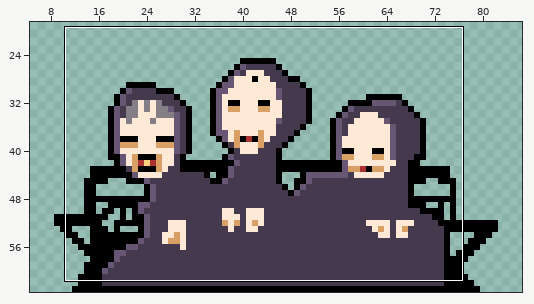
Pixel-art file, stored at Personajes/animation/¡viejas.ase. The first picture is a wide view before the edit; the outline marks the close-up.
Close-up. Earlier state:
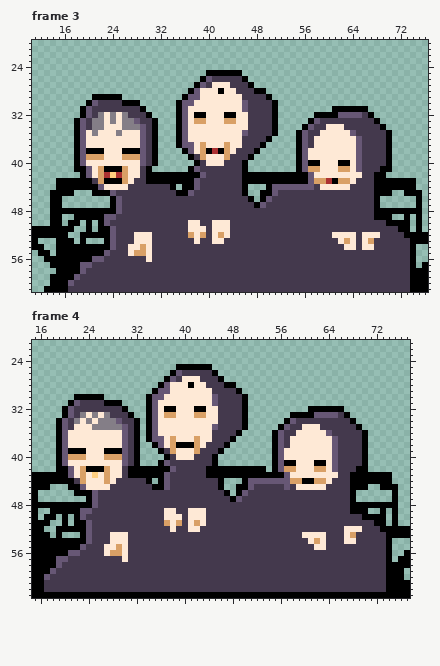
128x64 pixels, 8 frames. Shown: frame 3: x 11..76, y 20..61; frame 4: x 15..77, y 21..63. The wide view leaves out empty margins. The commit also changed other frames or places, which this record leaves out.
Once edited:
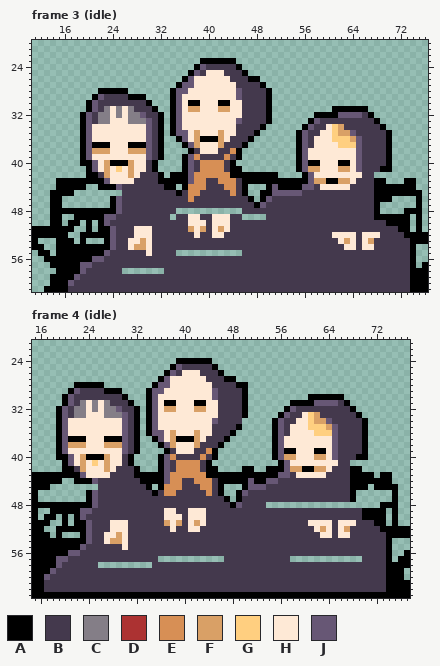
Palette (. is transparent): A #000000  B #44394d  C #847e87  D #ac3232  E #d78f55  F #d9a066  G #ffcf80  H #fee9d6  J #675775
The edit:
Changed rows in their new state; - is an unchanged pixel.
Frame 3 (idle), layer "Layer 1":
first column x 18:
23 ---------------------AAAAAA----------------------------
24 --------------------AJBBBBBA---------------------------
25 -------------------AJBHHHBBBA--------------------------
26 ------------------AJHHHHHH--BAA------------------------
27 -----------------AJJHHH---H--BBA-----------------------
28 ----AAAAA-------AJJHH---H--J--BBA----------------------
29 ----JBBBBAAA----AJHHH------J---------------------------
30 --------BBBBA---AJHAA---AA--B---A.---------------------
31 -.AJ-CHCHC-BBA--AJHFF---FF--B---A.---------------------
32 -----CHCHCCJBBA-AJH-HH---HH-B---A.---------------------
33 .AJB-CH-H-CCJBA-AJH-HH---HHJB---A.---------------------
34 .AJHH---HHHHJBA-AJH--------BB--A..---------GF----------
35 .AJH---H---HJBA-AJ--F---F--BB-A...---------GFF---------
36 .AJ--------HJBA-----FAAAF-BB-A...----------GGGF--------
37 .AJAAA---AAAJBA--.A-FH--FBBBA...------------GGG--------
38 .AJFFF--HFFFJBA---.ABHHHBBEA...------------------------
39 .AJHH---HHHHJBA---AJEBBBBE-A..-------------------------
40 .AAJ-FAAAF-H------AJBEEEE-A..--------------------------
41 ..AJHFHGHF-HBA----AJBEEEE-AA.--------------------------
42 -.AABFHHHF--BB-.---JEEEEEEAA------....------------..---
43 ---AAJHHH---BB-----JEE--EEE---------------A---------...
44 --..AAAJB------A---EEE---EE-------AAAA-----------------
45 ---.....----------BEE-----E-------JJJJ---------------AA
46 -------------------E-------------------------------AA--
48 -----------------...........-----------------------....
49 ----------------.--HH--HHH--....---------------------AA
50 ---------------------H---------------------------------
51 ----------HHH------F-F--F------------------------------
52 -------------------B-B--HB-----------------------------
53 ---------H-F--------B--BB------------------------------
54 ----------F--------------------------------------------
55 ---------BBB-----...........---------------------------
56 ------------B------------------------------------------
58 --------.......----------------------------------------
Frame 4 (idle), layer "Layer 1":
first column x 19:
24 --------------------AAAAAA----------------------------
25 -------------------AJBBBBBA---------------------------
26 ------------------AJBHHH--BA--------------------------
27 -----------------AJHH---H--BAA------------------------
28 ---AAAAA--------AJ----H--H--BBAA----------------------
29 --AJBBBBAAA----AJ-H-------J---BA----------------------
30 -AJBBBBBBBBA-----H------------------------AAAAAA------
31 -AJBCHCHCBBBA-----AA---AA-H------------AAAAJJJJBA-----
32 AJBCCHCHCCJBBA----FF---FF-------------AJBBBBBBBBBA----
33 AJBC--H--CCJBA----HH---HH------------AJBBHGFBBB-BBA---
34 --HH-H-HHHHJ--------------J----.----AJBBHHGFFJ---BBA--
35 --H---HHHHH---------------B---A.----AJBHH-GGGFJ---BA--
36 -----------------J-F---F-----A.--------H---GGGJ-------
37 --AAA---AAA----.A---AAA--B--A.--------H---------------
38 --FFF---FFF-----.AJ-HHH-B--A.---------H---------------
39 --HHH---HHH------.AB---B-EA.----------AA---AA---------
40 -AJH-AAA-HHBA.---AJEBBB-E-------------FF---FF-----A---
41 .AJ-F-G-F--BA.------EEEE-A.---------.AJH---HH-H--...--
42 .-AB-HHH--B-B-...-JBEEEE---....--..A-AJ-FAA---B--A-.--
43 --AAJ-H-HBB-B------EEEEEE------------J-B-----BB------.
44 -..AAAJBBB----A-A--EE--EEE--AAA--AA--BBBBBBBBB--------
45 --.....BB------A.-EEE---EE----.--JJ---B-BBBBB--------A
46 ---..-----------A-EE-----E-A.-------------------------
47 ----------------------------A.A-----------------------
48 -----------------------------AJ----...................
49 -------------------------------------------------BB-AA
51 ---------HHH------------------------------HHHH-HHH----
52 ---------HHH-------------------------------HFH-HFBB---
53 --------H-F------------------------------BBB-H-H-B----
54 --------HFF-------------------------------BBB---BB----
55 --------BBB--------------------------------BB---------
56 --------BBBB------------------------------------------
57 -----------B-----...........-----------............---
58 -------.........--------------------------------------
Boxes around the changes in both close-ups, in picture pixels (x1, y1, x2, y2):
changed: (74, 58, 302, 274)
changed: (332, 124, 356, 148)
changed: (374, 172, 404, 220)
changed: (326, 178, 332, 184)
changed: (56, 358, 380, 568)
